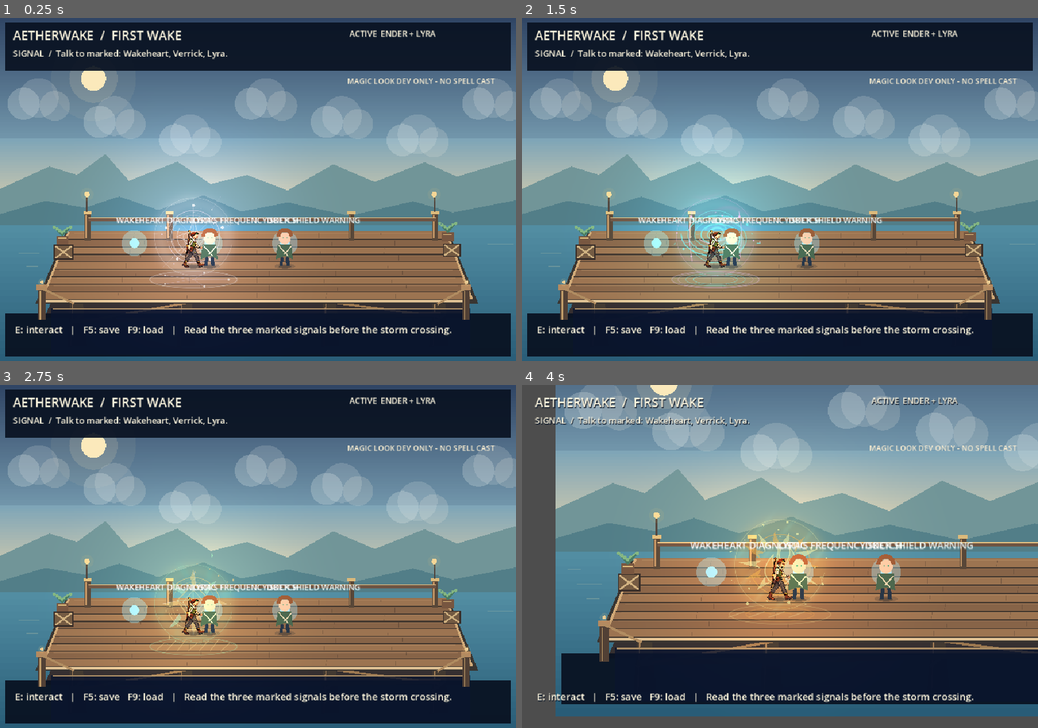
Above: before the commit, frames 1-4 (two rows, left to right).
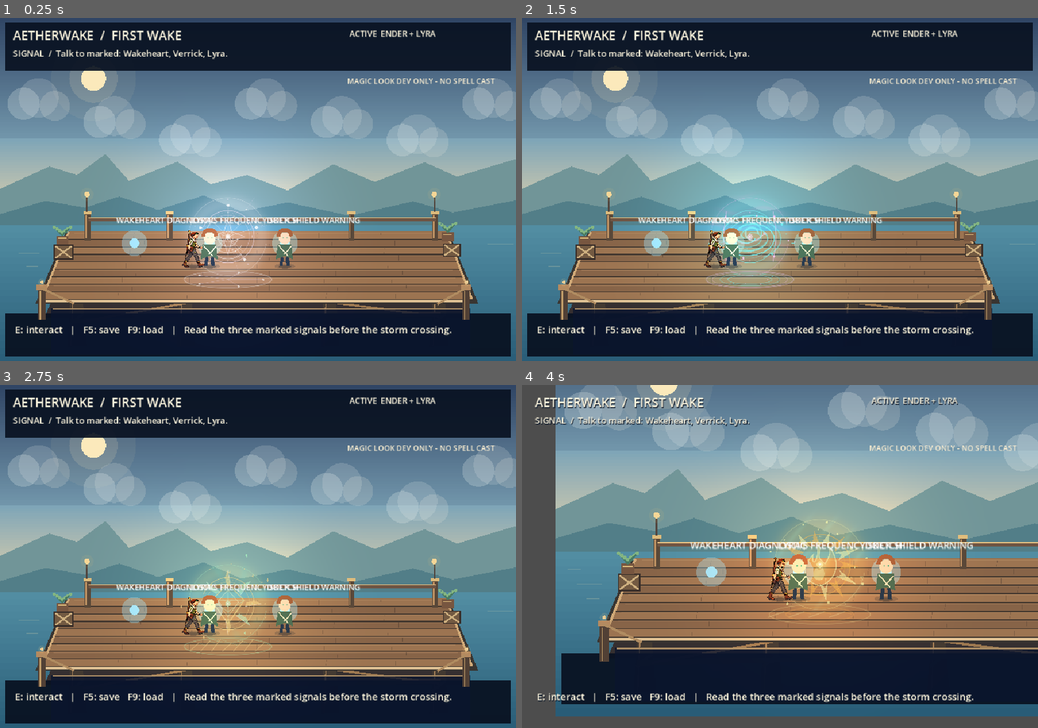
Above: after the commit, the same moments.

Repository: ndrorchestration/ToSailaStarrySky-jrpg
Game: Godot game, scene res://scenes/magic_vfx_chapter1_camera_review.tscn
Two runs of this game, one before a commit and one after it. Both use one fixed random seed, a clock stepped at 60 frames per second and the inputs below. This scene is started directly instead of the project's main scene.
Inputs:
- Up to frame 1 (0.25 s): no input
- Up to frame 2 (1.5 s): tap Enter at 0.5 s; hold Right (ui_right) 0.53-1.28 s; tap 1 (aetherwake_ch1_choice_a) at 0.6 s; tap Space at 0.77, 1.25 s; hold Down (ui_down) from 1.28 s (still down); tap 2 (aetherwake_ch1_choice_b) at 1.35 s
- Up to frame 3 (2.75 s): tap Space at 1.52 s; tap Enter at 2 s; release Down (ui_down) at 2.03 s; hold Right (ui_right) from 2.03 s (still down); tap 3 (aetherwake_ch1_choice_c) at 2.1 s
- Up to frame 4 (4 s): tap Space at 2.75, 3.02, 3.77 s; release Right (ui_right) at 2.78 s; hold Up (ui_up) 2.78-3.53 s; tap 4 (aetherwake_ch1_combat_rest) at 2.85 s; tap Enter at 3.5 s; hold Left (ui_left) from 3.53 s (still down); tap C (aetherwake_ch1_formula_review) at 3.6 s

The runs differ from the first frame. In frame 1, 3.0% of the frame differs, in the area x 29-53%, y 52-79%; in frame 2, 3.1%; in frame 3, 2.5%; in frame 4, 4.1%, in the area x 40-68%, y 39-70%.

Commit message:
fix(vfx): stage cinematic spell beside Ender to protect sprite silhouette

Diff:
--- a/godot/scripts/magic_vfx_chapter1_camera_review.gd
+++ b/godot/scripts/magic_vfx_chapter1_camera_review.gd
@@ -14,7 +14,8 @@
     "night": Color(0.44, 0.53, 0.69)
 }
 const KEYFRAMES = [0.08, 0.29, 0.49, 0.67, 0.89]
-const EFFECT_OFFSET = Vector2(0.0, -57.0)
+# The review VFX center sits to Ender's right: readable silhouette, still a local casting composition.
+const EFFECT_OFFSET = Vector2(64.0, -57.0)
 const EFFECT_SCALE = Vector2(0.58, 0.58)
 const DEFAULT_CAMERA = Vector2(480.0, 320.0)
 const CLOSEUP_OFFSET = Vector2(0.0, -70.0)
